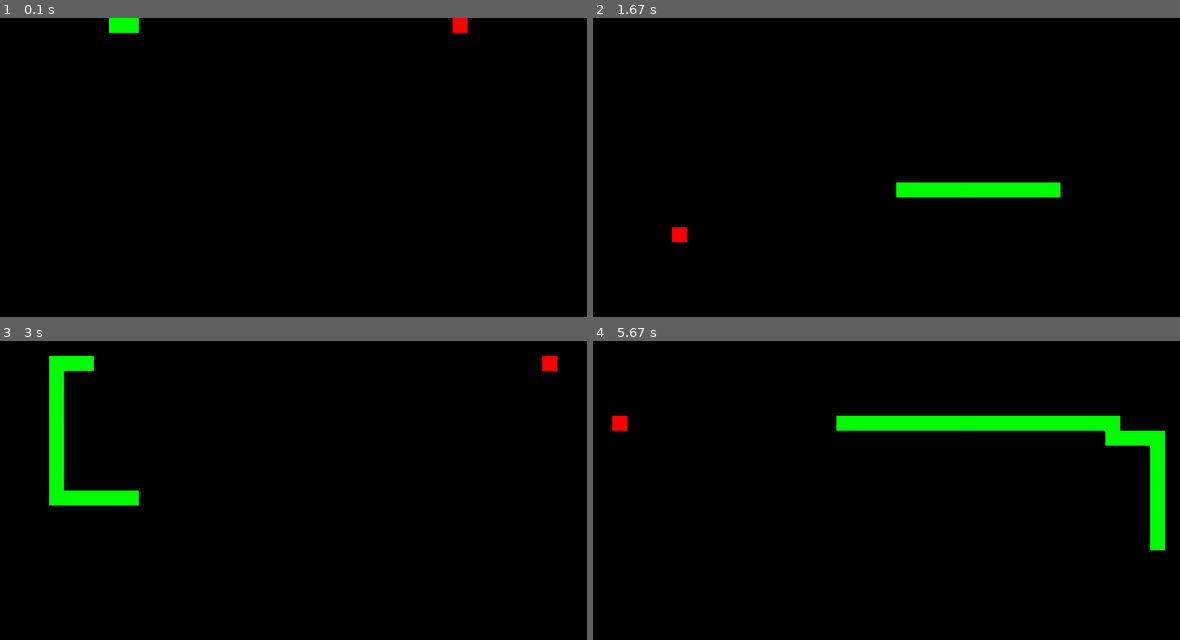
Above: before the commit, frames 1-4 (two rows, left to right).
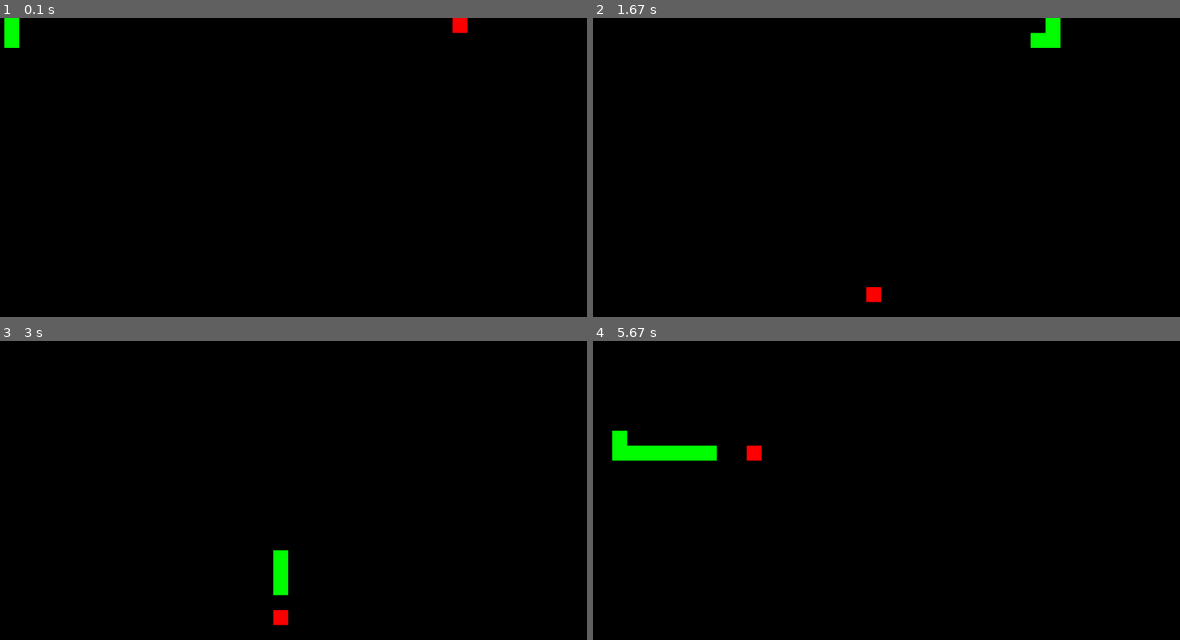
Above: after the commit, the same moments.

Repository: ShenoySameer/SnakeGameAlgorithm
Game: pygame game, started from Main.py
Same seed, same stepped clock (60 frames per second), same inputs: the game is played once before the commit and once after it.
Inputs:
- Up to frame 1 (0.1 s): no input
- Up to frame 2 (1.67 s): no input
- Up to frame 3 (3 s): no input
- Up to frame 4 (5.67 s): no input

The runs differ from the first frame. In frame 1, 0.5% of the frame differs, in the area x 0-24%, y 0-10%; in frame 2, 2.1%; in frame 3, 2.9%; in frame 4, 5.2%, in the area x 3-98%, y 24-70%.

Commit message:
Add files via upload

Diff:
--- a/Algorithm.py
+++ b/Algorithm.py
@@ -1,5 +1,25 @@
 from collections import deque
 
+def BFS_basic(G, snake):
+    snake_head = snake[0]
+
+    Q = deque([[snake_head]])
+    dist = {snake_head: 0}
+    E = set()
+    snake_set = set(snake)
+
+    while Q:
+        path = Q.popleft()
+        v = path[-1]
+        if len(path) <= len(snake):
+            if snake[-len(path)] in E:
+                E.remove(snake[-len(path)])
+        for num in G[v]:
+            if num not in E.union(snake_set):
+                Q.append(path + [num])
+                E.add(num)
+                dist[num] = dist[v] + 1
+    return E
 
 def BFS(G, snake, apple):
     snake_head = snake[0]
@@ -7,6 +27,7 @@
     if snake_head == apple:
         return
 
+    resort = []
     Q = deque([[snake_head]])
     dist = {snake_head: 0}
     E = set()
@@ -14,10 +35,8 @@
         E.add(node)
 
     while Q:
-        temp_E = E
         path = Q.popleft()
         v = path[-1]
-        print(path)
         if len(path) <= len(snake):
             if snake[-len(path)] in E:
                 E.remove(snake[-len(path)])
@@ -30,7 +49,16 @@
                     if len(path) == 1:
                         return apple
                     else:
-                        return path[1] #path + [num]
+                        score = len(BFS_basic(G, (path[1:] + [num]))) / (len(G))
+                        print(score)
+                        if score > 0.8:
+                            return (path[1:] + [num])[::-1]
+                        else:
+                            resort.append((score, (path[1:] + [num])[::-1]))
+
+    resort.sort(reverse=True)
+    print(resort)
+    return resort[0]
 
 def create_adjacent_grid(x, y):
     grid = {}
--- a/Main.py
+++ b/Main.py
@@ -29,15 +29,19 @@
     all_points = list(grid.keys())
     apple = random.choice(list(set(all_points)-set(snake)))
     last_apple = None
-    delay = 10
+    delay = 50
+
+    current_path = BFS(grid, snake, apple)
 
     while True:
         drawGrid()
-        next_space = BFS(grid, snake, apple)
+        next_space = current_path.pop()
+
         if next_space == apple:
             last_apple = apple
             snake.appendleft(apple)
             apple = random.choice(list(set(all_points)-set(snake)))
+            current_path = BFS(grid, snake, apple)
 
         else:
             snake.appendleft(next_space)
